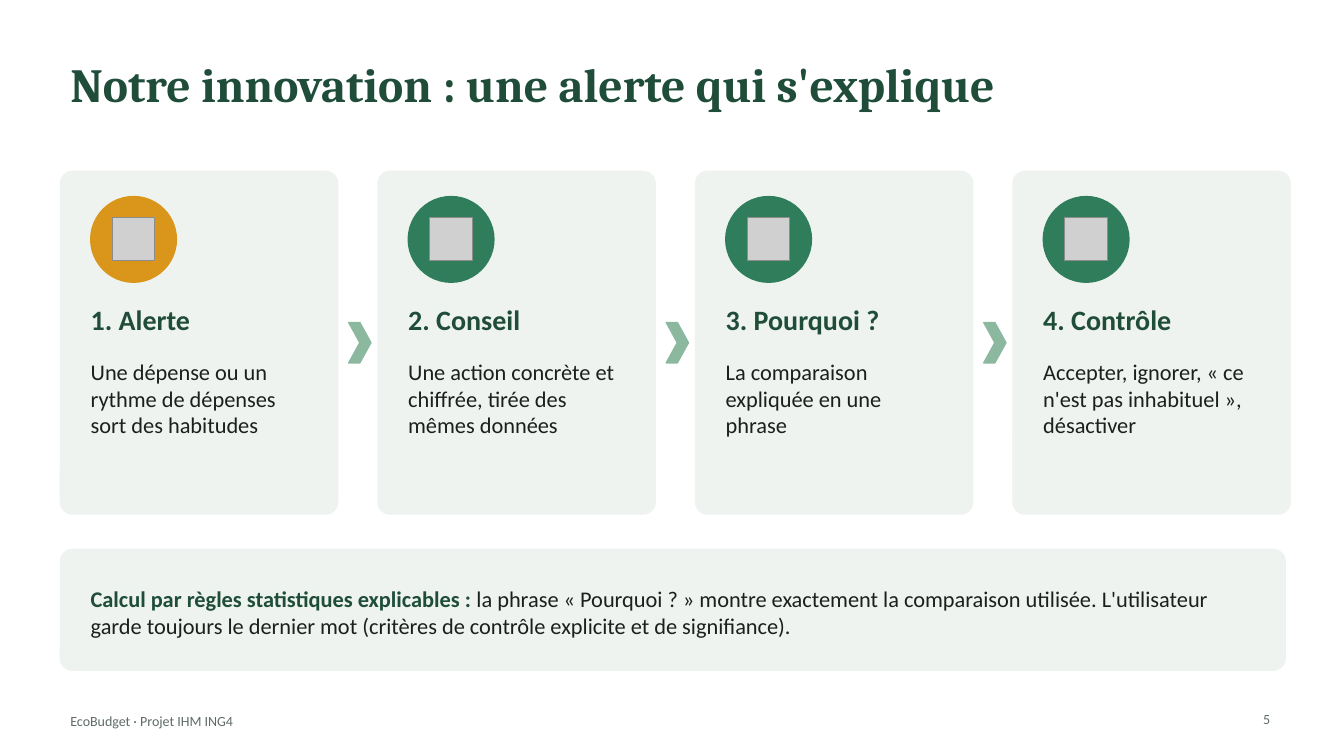
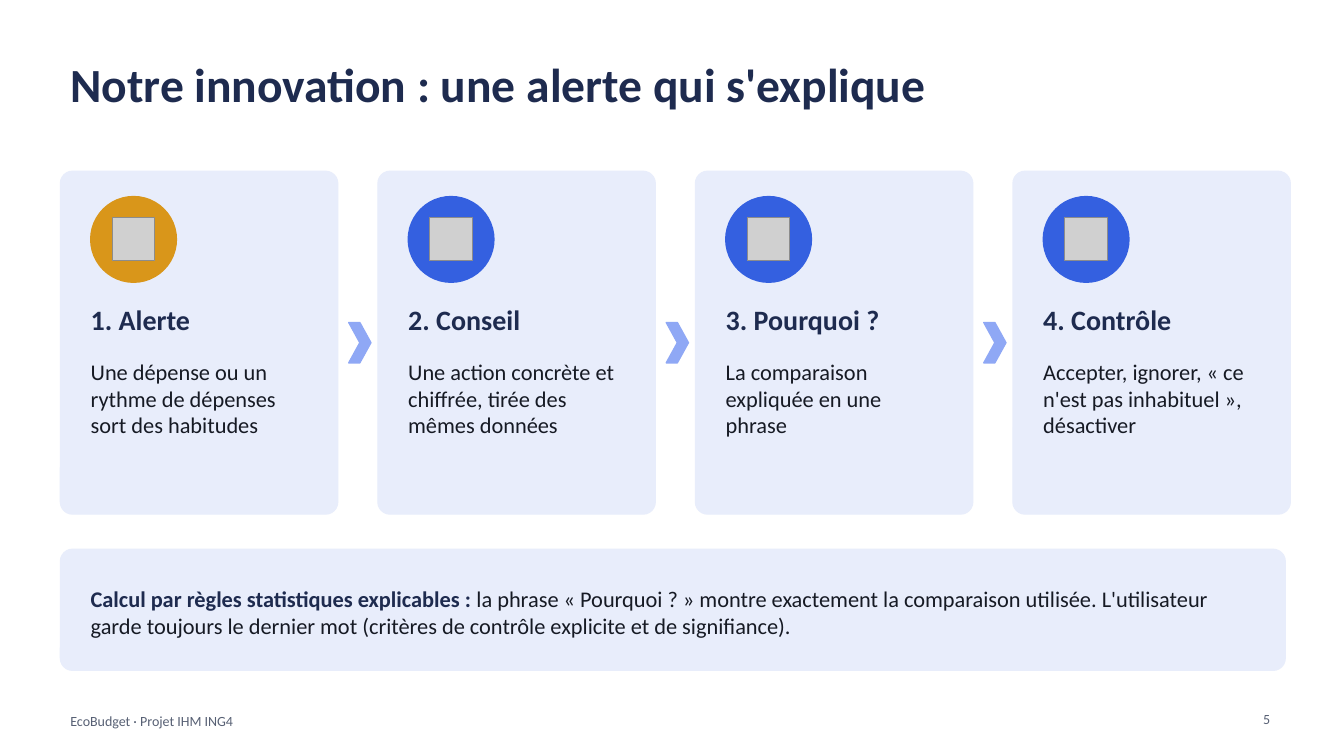
Before and after one commit to kaderouadahi/EcoBudget, a slide deck: slide 5 of livrables/EcoBudget.pptx. Drawn at 1344x756 pixels with LibreOffice and Linux fonts; fonts in the diff are those of the drawing; grey boxes stand for pictures. Boxes give left, top, right and bottom in pixels: in the first picture for what was removed or moved away, otherwise in the second. Text is boxed around its words. In the diff, an @@ line names an element or a change of style, - is before the commit and + after.

```diff
--- a/livrables/EcoBudget.pptx
+++ b/livrables/EcoBudget.pptx
@@ title "Notre innovation : une alerte ..." at (70, 68, 926, 110): font Cambria to Calibri, text colour #1F4D3A to #1E2B4F @@
@@ fill #2F7D5B to #3460E0; outline #2F7D5B 1 pt to #3460E0 1 pt in 3 elements at (408, 197, 494, 282), (726, 197, 812, 282), (1044, 197, 1129, 282) @@
@@ fill #8BB89F to #8FA8F5; outline #8BB89F 1 pt to #8FA8F5 1 pt in 3 elements at (349, 323, 371, 363), (666, 323, 689, 363), (984, 323, 1006, 363) @@
@@ text colour #1F4D3A to #1E2B4F in 4 elements at (91, 310, 190, 330), (408, 310, 520, 330), (726, 310, 860, 335), (1043, 310, 1171, 330) @@
@@ fill #EEF3EF to #E8EDFB; outline #EEF3EF 1 pt to #E8EDFB 1 pt in 5 elements at (60, 171, 338, 514), (378, 171, 655, 514), (696, 171, 973, 514), (1013, 171, 1291, 514), (60, 549, 1286, 670) @@
@@ text "Calcul par règles statistiques explicables ..." at (91, 591, 1208, 638): text colour #1F4D3A to #1E2B4F in "Calcul par règles statistiques explicables :"; text colour #1B1F1D to #161A24 in "la phrase « Pourquoi ? » montre ..." @@
```
Also in this commit, not shown: 40 other slides changed, 8 slides added, 27 other files.
